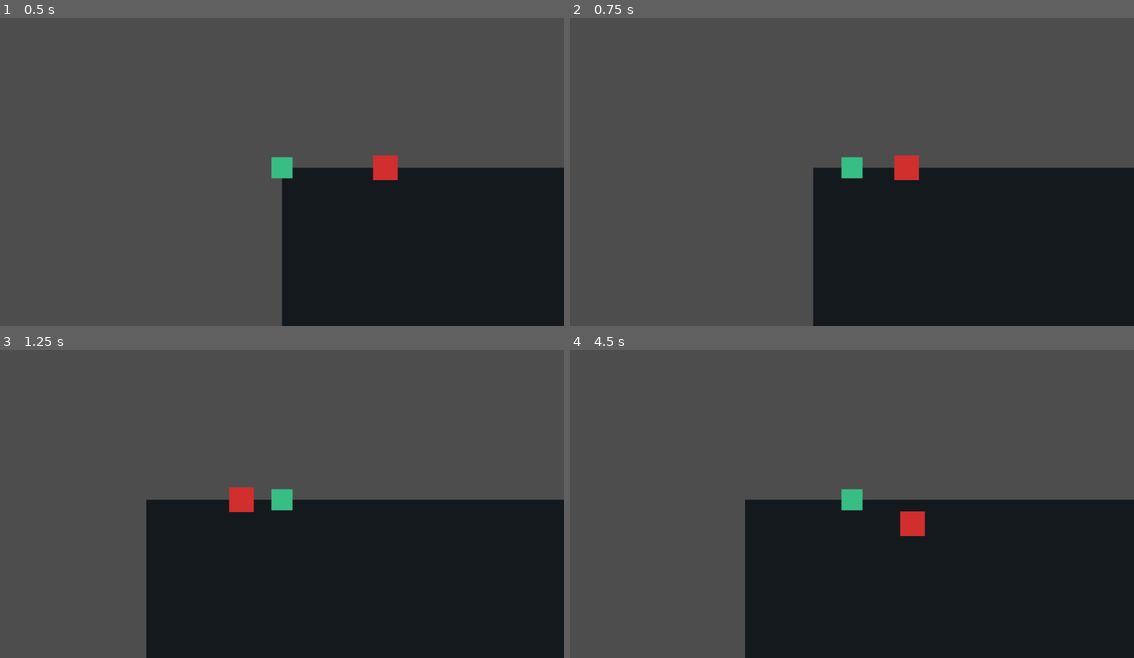
Above: before the commit, frames 1-4 (two rows, left to right).
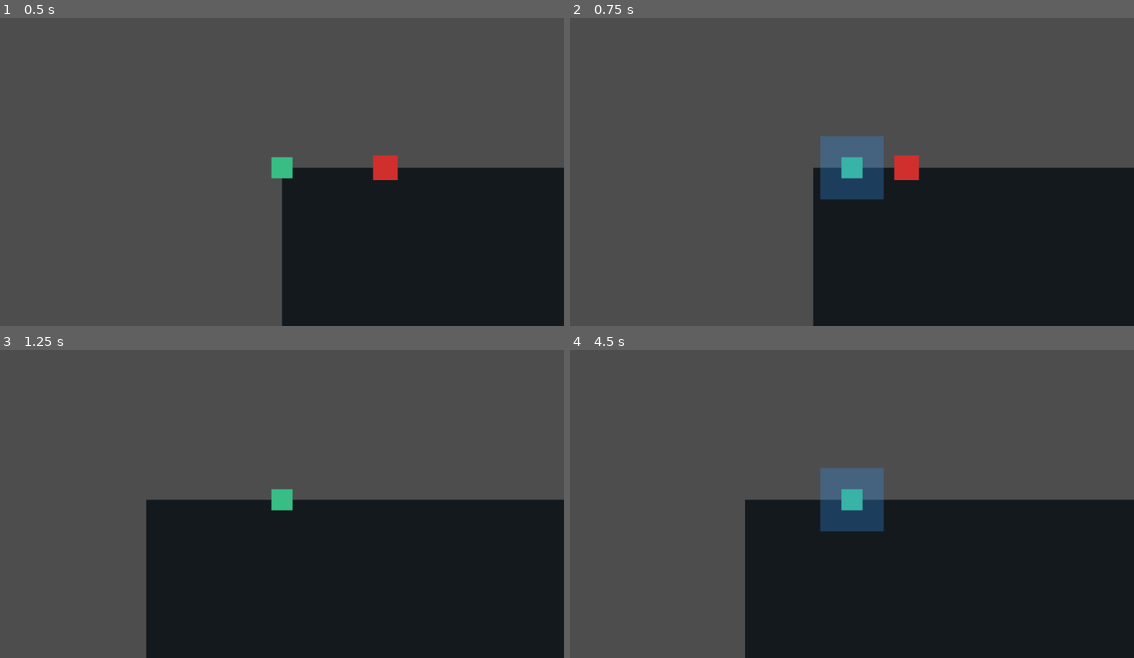
Above: after the commit, the same moments.

Repository: djlasher/Multi-Agent-Volume-1-RPG
Game: Godot game, scene res://scenes/main.tscn
Same seed, same stepped clock (60 frames per second), same inputs: the game is played once before the commit and once after it.
Inputs (mouse positions are in pixels of both pictures, inside the frame that each line leads up to):
- Up to frame 1 (0.5 s): no input
- Up to frame 2 (0.75 s): tap Enter at 0.5 s; move the mouse to (976, 150) at 0.52 s; hold Right (ui_right) from 0.53 s (still down); tap R at 0.6 s; click (976, 150) at 0.67 s
- Up to frame 3 (1.25 s): keep holding Right (ui_right); tap Space at 0.77, 0.8, 1.07 s
- Up to frame 4 (4.5 s): move the mouse to (739, 516) at 1.27 s; release Right (ui_right) at 1.28 s; hold Down (ui_down) 1.28-2.03 s; tap Space at 1.35, 1.52, 1.82, 2.3, 3.02, 3.32, 3.6, 3.77, 4.07 s; click (739, 516) at 1.42 s; tap R at 1.55, 2.1, 2.85, 4.35 s; move the mouse to (908, 430) at 2.02 s; hold Right (ui_right) 2.03-2.78 s; click (908, 430) at 2.17 s; move the mouse to (823, 562) at 2.77 s; hold Up (ui_up) 2.78-3.53 s; click (823, 562) at 2.92 s; move the mouse to (1021, 547) at 3.52 s; hold Left (ui_left) from 3.53 s (still down); click (1021, 547) at 3.67 s; move the mouse to (682, 451) at 4.27 s; click (682, 451) at 4.42 s

Frame 1 is identical in both runs. In frame 2, 2.3% of the frame differs, in the area x 44-56%, y 38-59%; in frame 3, 0.4%; in frame 4, 2.7%, in the area x 44-63%, y 38-61%.

Commit message:
Add player attack placeholder

Diff:
--- a/scenes/player.tscn
+++ b/scenes/player.tscn
@@ -1,9 +1,12 @@
-[gd_scene load_steps=2 format=3 uid="uid://player_placeholder"]
+[gd_scene load_steps=4 format=3 uid="uid://player_placeholder"]
 
 [ext_resource type="Script" path="res://scripts/player.gd" id="1_player_script"]
 
 [sub_resource type="RectangleShape2D" id="1"]
 size=Vector2(24, 24)
+
+[sub_resource type="RectangleShape2D" id="2"]
+size=Vector2(72, 72)
 
 [node name="Player" type="CharacterBody2D"]
 script=ExtResource("1_player_script")
@@ -17,3 +20,16 @@
 
 [node name="CollisionShape2D" type="CollisionShape2D" parent="."]
 shape=SubResource("1")
+
+[node name="AttackArea" type="Area2D" parent="."]
+
+[node name="AttackShape" type="CollisionShape2D" parent="AttackArea"]
+shape=SubResource("2")
+
+[node name="AttackVisual" type="ColorRect" parent="AttackArea"]
+visible=false
+offset_left=-36.0
+offset_top=-36.0
+offset_right=36.0
+offset_bottom=36.0
+color=Color(0.2, 0.6, 1, 0.28)
--- a/scripts/enemy.gd
+++ b/scripts/enemy.gd
@@ -1,20 +1,38 @@
 extends Area2D
 
 @export var speed: float = 45.0
+@export var max_health: int = 2
 
 var player: Node2D
+var health: int = max_health
+var defeated: bool = false
 
 func _ready() -> void:
 	player = get_tree().current_scene.get_node_or_null("Player")
 	body_entered.connect(_on_body_entered)
 
 func _physics_process(delta: float) -> void:
-	if player == null:
+	if defeated or player == null:
 		return
 
 	var direction := global_position.direction_to(player.global_position)
 	global_position += direction * speed * delta
 
 func _on_body_entered(body: Node2D) -> void:
+	if defeated:
+		return
+
 	if body.has_method("take_hit"):
 		body.take_hit()
+
+func take_damage(amount: int) -> void:
+	if defeated:
+		return
+
+	health = max(health - amount, 0)
+	print("Enemy health: %s/%s" % [health, max_health])
+
+	if health == 0:
+		defeated = true
+		print("Enemy defeated")
+		queue_free()
--- a/scripts/player.gd
+++ b/scripts/player.gd
@@ -5,9 +5,12 @@
 
 var health: int = max_health
 var hit_flash_time: float = 0.0
+var attack_flash_time: float = 0.0
 var game_over: bool = false
 
 @onready var body: ColorRect = $Body
+@onready var attack_area: Area2D = $AttackArea
+@onready var attack_visual: ColorRect = $AttackArea/AttackVisual
 @onready var game_over_label: Label = get_tree().current_scene.get_node_or_null("GameUI/GameOverLabel") as Label
 
 func _physics_process(_delta: float) -> void:
@@ -25,6 +28,11 @@
 		if hit_flash_time <= 0.0:
 			body.color = Color(0.22, 0.74, 0.52, 1)
 
+	if attack_flash_time > 0.0:
+		attack_flash_time -= _delta
+		if attack_flash_time <= 0.0:
+			attack_visual.visible = false
+
 func take_hit() -> void:
 	if game_over:
 		return
@@ -38,11 +46,23 @@
 		_show_game_over()
 
 func _unhandled_input(event: InputEvent) -> void:
-	if not game_over:
+	if game_over:
+		if event is InputEventKey and event.pressed and not event.echo and event.keycode == KEY_R:
+			get_tree().reload_current_scene()
 		return
 
-	if event is InputEventKey and event.pressed and not event.echo and event.keycode == KEY_R:
-		get_tree().reload_current_scene()
+	if event is InputEventKey and event.pressed and not event.echo and event.keycode == KEY_SPACE:
+		_attack()
+	elif event is InputEventMouseButton and event.pressed and event.button_index == MOUSE_BUTTON_LEFT:
+		_attack()
+
+func _attack() -> void:
+	attack_visual.visible = true
+	attack_flash_time = 0.12
+
+	for area in attack_area.get_overlapping_areas():
+		if area.has_method("take_damage"):
+			area.take_damage(1)
 
 func _show_game_over() -> void:
 	game_over = true
Not shown, changed: DEVELOPMENT_LOG.md
Not shown, changed: docs/DEVLOG.md
Not shown, changed: docs/RUNNING_LOCALLY.md
